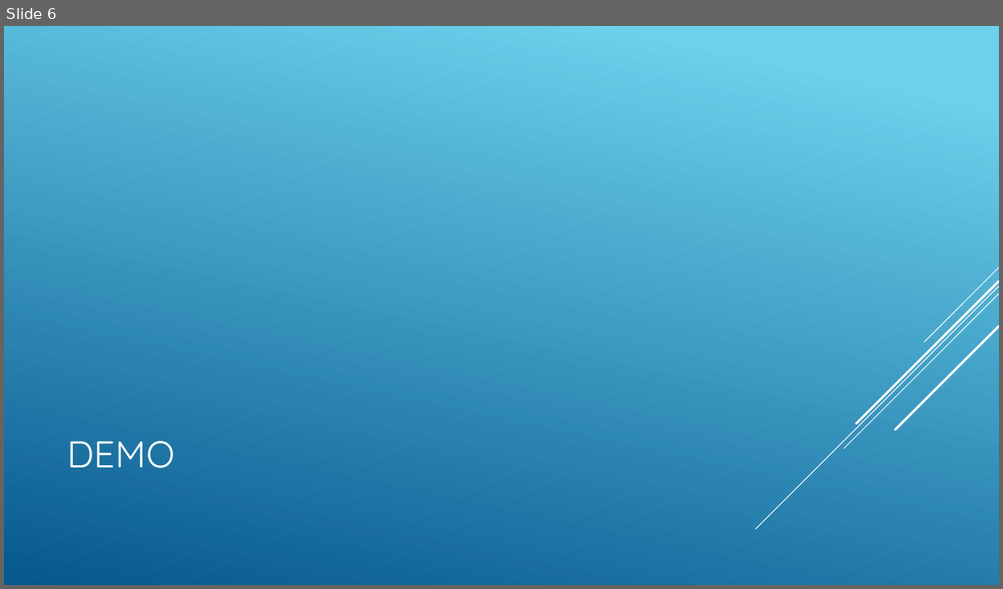
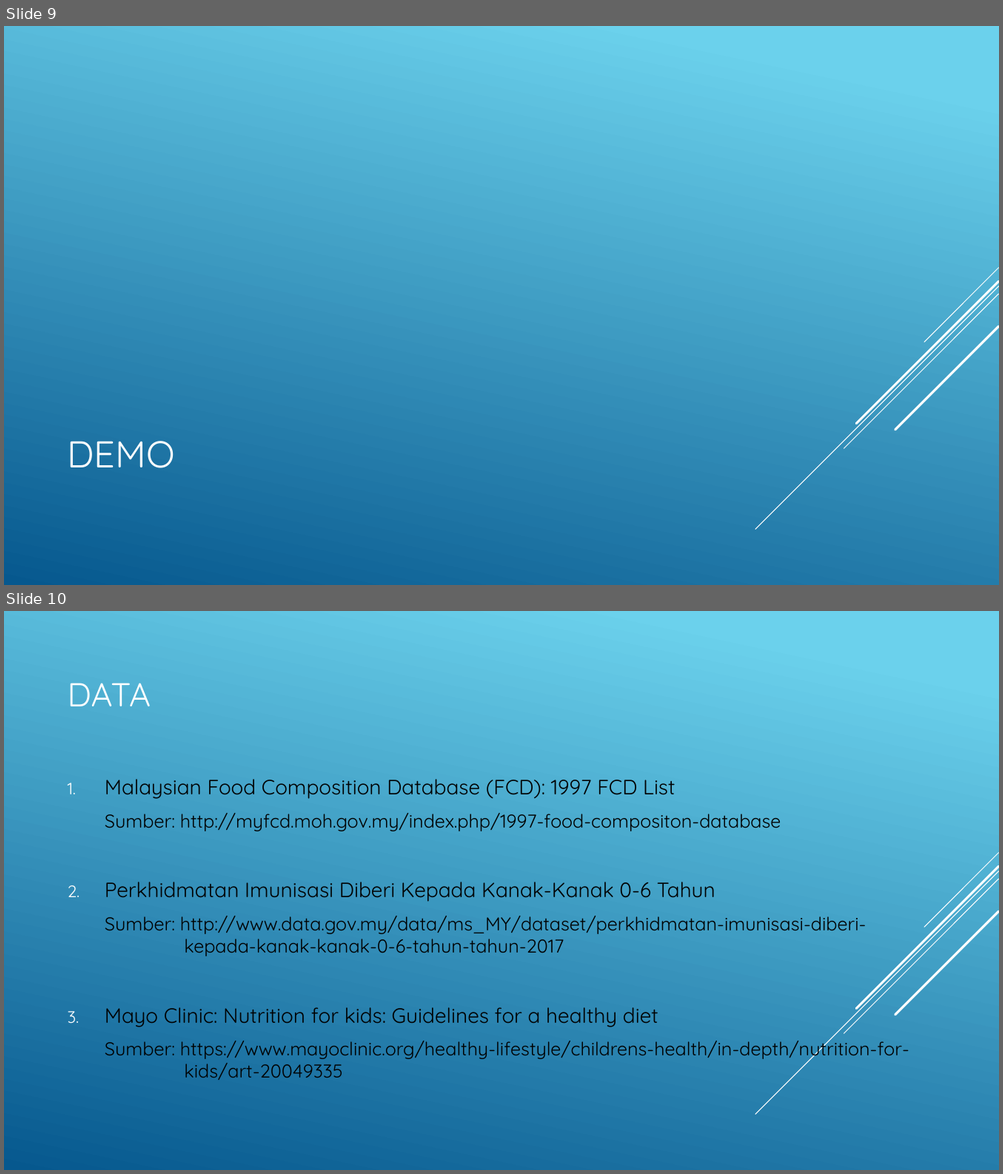
Before and after one commit to knazran/asoh, a slide deck: Design_Draft.pptx. Shown one above the other, each under a label of ours: slide 6 before the commit, slides 9 and 10 after it. The pictures are 1003x589 and 1003x1174 pixels, drawn with LibreOffice and Linux fonts; fonts in the diff are those of the drawing. Boxes give left, top, right and bottom in pixels: in the first picture for what was removed or moved away, otherwise in the second. Text is boxed around its words. In the diff, an @@ line names an element or a change of style, - is before the commit and + after.

```diff
--- a/Design_Draft.pptx
+++ b/Design_Draft.pptx
@@ slide 10 added at <box>4,611,999,1170</box>, background gradient #6ED2EB to #06588E; not listed: 5 template elements that a slide beside it also shows @@
@@ title added at <box>68,683,151,706</box>, 32 pt, text #FFFFFF @@
+DATA
@@ text added at <box>105,779,909,1080</box>, 18 pt, text #000000 @@
+1. Malaysian Food Composition Database (FCD): 1997 FCD List
+  Sumber: http://myfcd.moh.gov.my/index.php/1997-food-compositon-database
+2. Perkhidmatan Imunisasi Diberi Kepada Kanak-Kanak 0-6 Tahun
+  Sumber: http://www.data.gov.my/data/ms_MY/dataset/perkhidmatan-imunisasi-diberi-kepada-kanak-kanak-0-6-tahun-tahun-2017
+3. Mayo Clinic: Nutrition for kids: Guidelines for a healthy diet
+  Sumber: https://www.mayoclinic.org/healthy-lifestyle/childrens-health/in-depth/nutrition-for-kids/art-20049335
@@ what was slide 6 is now slide 9 @@
```
Also in this commit, not shown: 2 slides changed, 4 other slides added.
